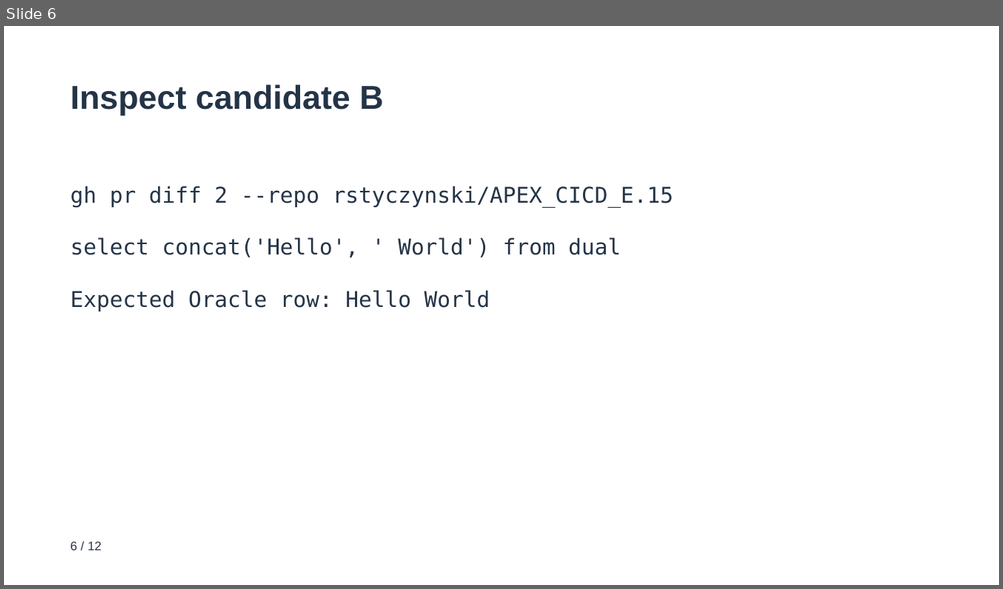
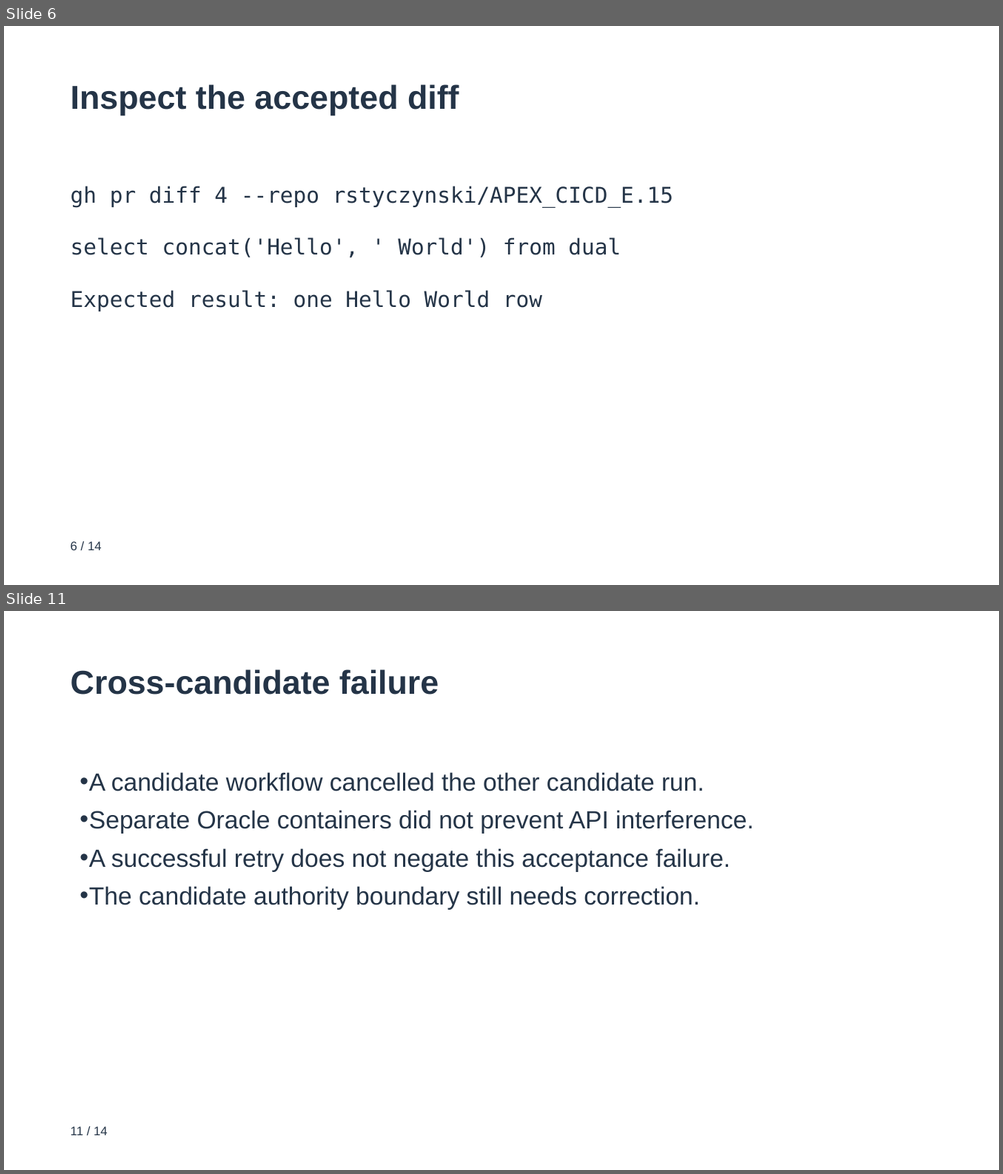
Before and after one commit to rstyczynski/APEX_CICD, a slide deck: progress/E.15/sprint_E.15_increment_demo.pptx. Shown one above the other, each under a label of ours: slide 6 before the commit, slides 6 and 11 after it; the slides between them are not shown. The pictures are 1003x589 and 1003x1174 pixels, drawn with LibreOffice and Linux fonts; fonts in the diff are those of the drawing. Boxes give left, top, right and bottom in pixels: in the first picture for what was removed or moved away, otherwise in the second. Text is boxed around its words. In the diff, an @@ line names an element or a change of style, - is before the commit and + after.

```diff
--- a/progress/E.15/sprint_E.15_increment_demo.pptx
+++ b/progress/E.15/sprint_E.15_increment_demo.pptx
@@ slide 11 added at (4,611,999,1170), background #FFFFFF @@
@@ text added at (71,669,438,695), 32 pt, text #243447, bold @@
+Cross-candidate failure
@@ text added at (79,772,754,910), 24 pt, text #243447 @@
+• A candidate workflow cancelled the other candidate run.
+• Separate Oracle containers did not prevent API interference.
+• A successful retry does not negate this acceptance failure.
+• The candidate authority boundary still needs correction.
@@ text added at (71,1127,108,1136), 12 pt, text #243447 @@
+11 / 14
@@ slide 6 changed as well @@
@@ text at (71,84,459,116): text changed @@
-Inspect candidate B
+Inspect the accepted diff
@@ text at (71,186,673,207): text changed @@
-gh pr diff 2 --repo rstyczynski/APEX_CICD_E.15
+gh pr diff 4 --repo rstyczynski/APEX_CICD_E.15
@@ text at (71,290,542,312): text changed @@
-Expected Oracle row: Hello World
+Expected result: one Hello World row
@@ text at (71,542,102,551): text changed @@
-6 / 12
+6 / 14
```
Also in this commit, not shown: 8 other slides changed, 4 other slides added, 3 slides removed, 50 other files.
